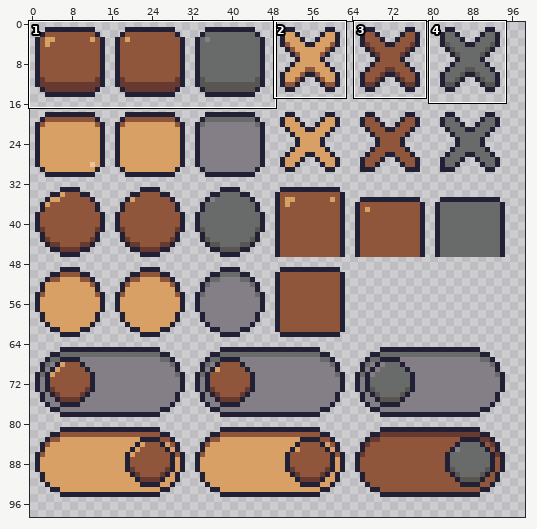
Pixel-art file: theme.aseprite. The first picture is a wide view before the edit; the outline marks the close-up.
Close-up. As it was:
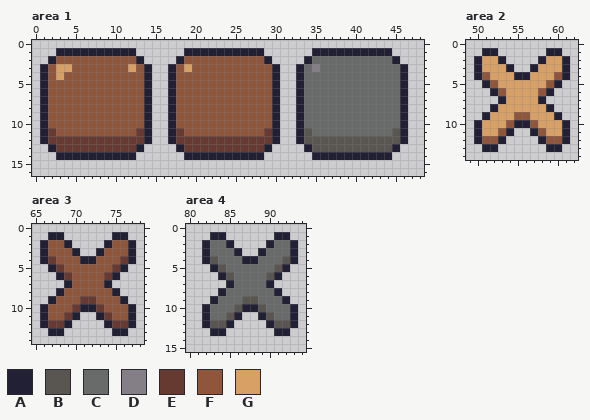
128x128 pixels, 1 frame. Colours within 5 levels of each other are drawn and written as one. Shown: area 1: x 0..48, y 0..16; area 2: x 49..62, y 0..14; area 3: x 65..78, y 0..14; area 4: x 80..94, y 0..15. The wide view leaves out empty margins. The commit also changed other parts of the picture, which this record leaves out.
Palette (. is transparent): A #222034  B #595652  C #696a6a  D #847e87  E #663931  F #8f563b  G #d9a066
And afterwards:
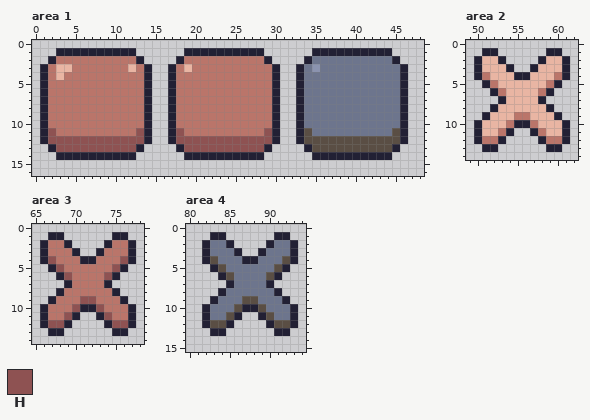
Colours new in this view: H #8e5252
Change:
@@ palette @@
-B #595652
+B #5a4e44
-C #696a6a
+C #6d758d
-D #847e87
+D #8b93af
-F #8f563b
+F #ba756a
-G #d9a066
+G #e9b5a3
--- area 1
@@ x 0..31 @@
 10 .AFFFFFFFFFFFFA..AFFFFFFFFFFFFA.
-11 .AEFFFFFFFFFFEA..AEFFFFFFFFFFEA.
-12 .AEEEEEEEEEEEEA..AEEEEEEEEEEEEA.
-13 ..AEEEEEEEEEEA....AEEEEEEEEEEA..
+11 .AHFFFFFFFFFFHA..AHFFFFFFFFFFHA.
+12 .AHHHHHHHHHHHHA..AHHHHHHHHHHHHA.
+13 ..AHHHHHHHHHHA....AHHHHHHHHHHA..
 14 ...AAAAAAAAAA......AAAAAAAAAA...
--- area 3
@@ x 65..78 @@
  3 .AFFFA..AFFFA.
- 4 .AEFFFAAFFFEA.
- 5 ..AEFFFFFFEA..
- 6 ...AEFFFFEA...
+ 4 .AHFFFAAFFFHA.
+ 5 ..AHFFFFFFHA..
+ 6 ...AHFFFFHA...
  7 ....AFFFFA....
  8 ...AFFFFFFA...
- 9 ..AFFFEEFFFA..
-10 .AFFFEAAEFFFA.
-11 .AFFEA..AEFFA.
-12 .AEEA....AEEA.
+ 9 ..AFFFHHFFFA..
+10 .AFFFHAAHFFFA.
+11 .AFFHA..AHFFA.
+12 .AHHA....AHHA.
 13 ..AA......AA..
